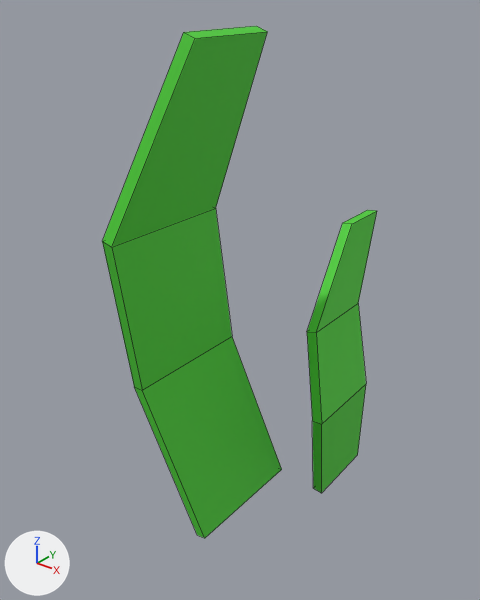
Renders of the FBX model Assets/Art/Hoang/mesh/grass2.fbx from each side of a commit.
The view is the same before and after, from a camera (50 mm lens) standing at (0.39, -0.434, 0.525) and looking at (0.016, 0.033, 0.235). Every picture has the same lights, and +X, +Y and +Z are marked at lower left. The picture after the commit comes second. Mesh edges are drawn as thin lines. Where no turn or scale is listed for an object, it has been applied to the vertices.

Objects in the first picture: 'Grass_1'.
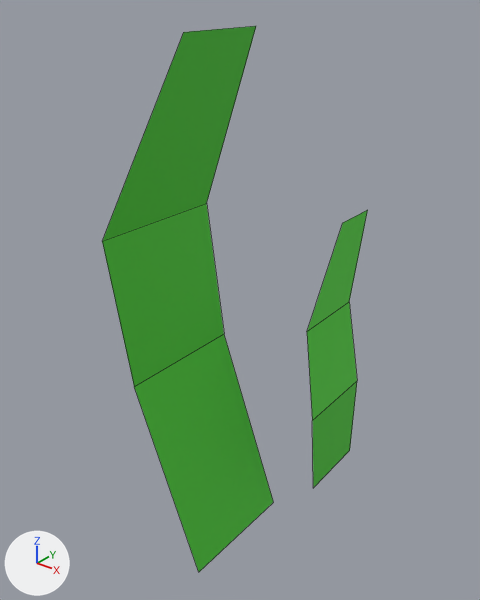
Where the change shows, as pixel boxes (x1, y1, x2, y2) in the pictures (480 x 600 px):
'Grass_1', reshaped (7% taller)
    before: (102, 26, 377, 538)
    after: (102, 26, 368, 572)
part 1 of me_plane_000, cut back
    before: (102, 26, 377, 538)
    after: (134, 334, 273, 572)

The change, as a list of edits to the scene's bpy script:
```text
Change me_plane_000:
    used by ob_grass_1; location = (0.0, 0.0, 0.0)
    remove me_plane_000.from_pydata(...)  # 32 vertices, 28 faces; spans x -0.019..0.108, y -0.119..0.202, z -0.014..0.492
    add me_plane_000.from_pydata(...)  # 16 vertices, 6 faces; spans x -0.019..0.097, y -0.119..0.202, z -0.068..0.492
    me_plane_000 part 1
    18 vertices are removed from x -0.008..0.108, y -0.119..0.202, z -0.014..0.488
    23 faces are deleted
    2 vertices are added at (0.022, -0.047, -0.068), (0.022, 0.094, -0.068)
    1 new face joins them
```
